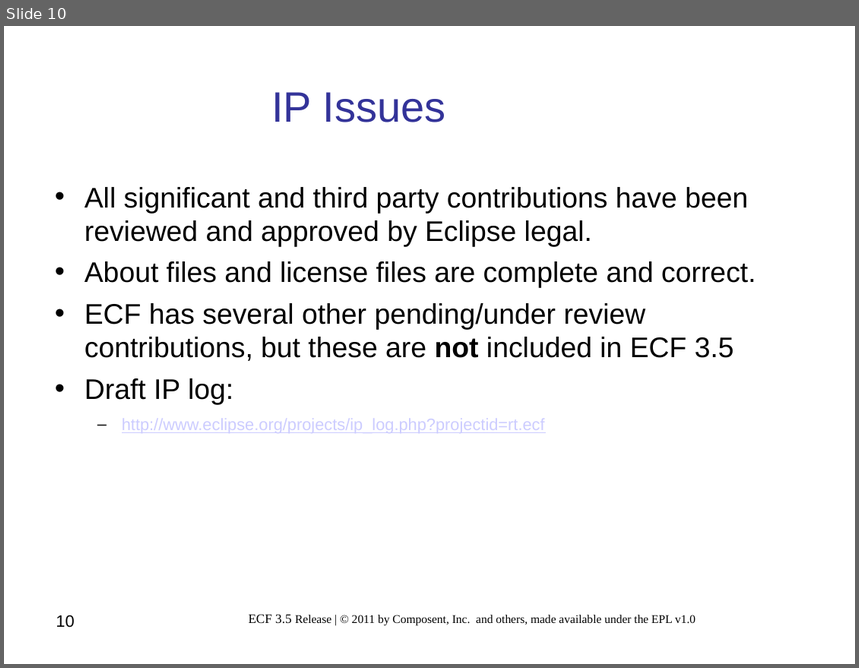
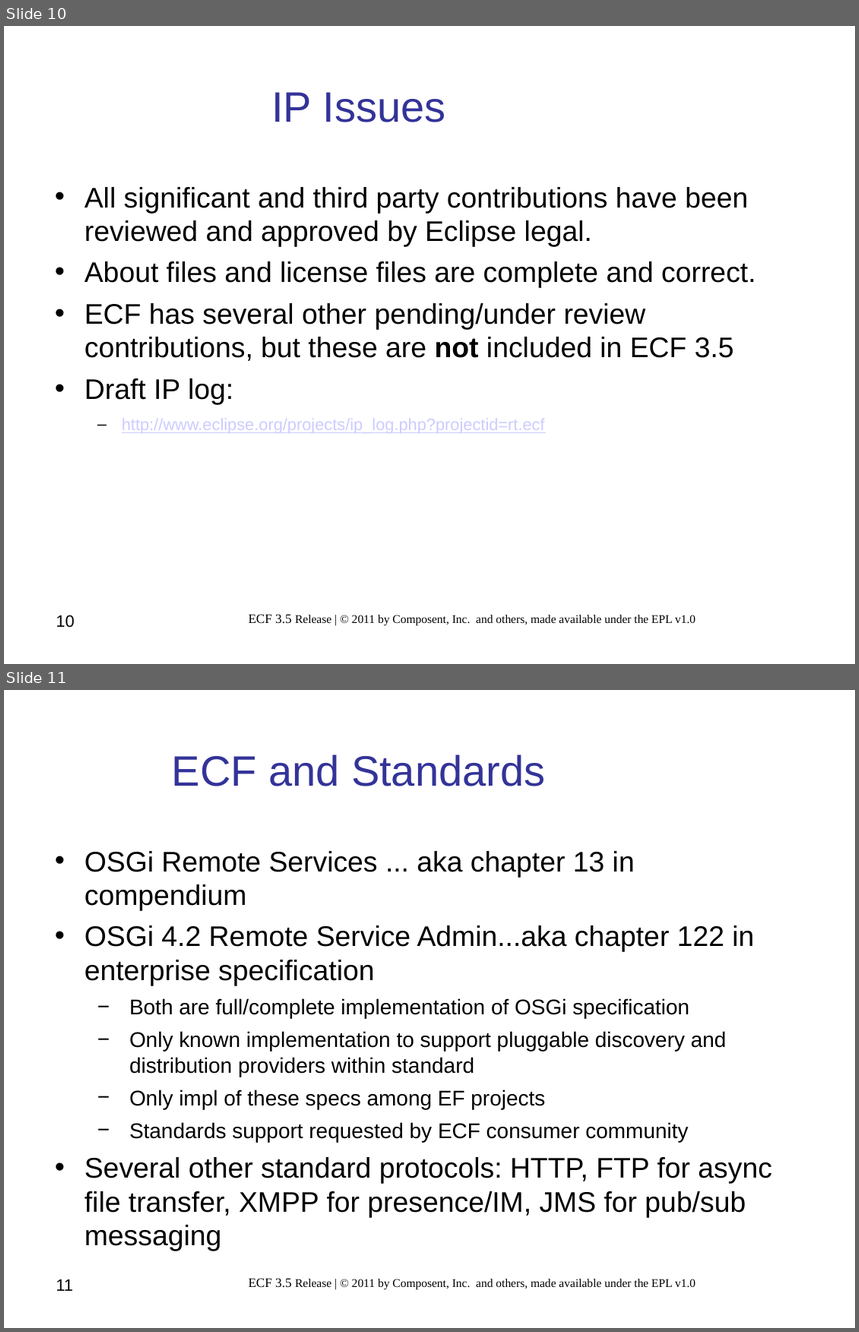
Before and after one commit to eclipse/ecf-website, a slide deck: reviews/ECF_Project_3.5_Release_Review.ppt. Shown one above the other, each under a label of ours: slide 10 before the commit, slides 10 and 11 after it. The pictures are 859x668 and 859x1332 pixels, drawn with LibreOffice and Linux fonts; fonts in the diff are those of the drawing; background and template pictures are left out. Boxes give left, top, right and bottom in pixels: in the first picture for what was removed or moved away, otherwise in the second. Text is boxed around its words. In the diff, an @@ line names an element or a change of style, - is before the commit and + after.

Commit message:
updated ECF 3.5 release review documents

```diff
--- a/reviews/ECF_Project_3.5_Release_Review.ppt
+++ b/reviews/ECF_Project_3.5_Release_Review.ppt
@@ slide 11 added at (x1=4, y1=690, x2=855, y2=1328), background #FFFFFF @@
@@ text added at (x1=172, y1=755, x2=545, y2=787), 36 pt, text #333399 @@
+ECF and Standards
@@ text added at (x1=85, y1=851, x2=772, y2=1252), 18 pt, text #000000 @@
+• OSGi Remote Services ... aka chapter 13 in compendium
+• OSGi 4.2 Remote Service Admin...aka chapter 122 in enterprise specification
+  − Both are full/complete implementation of OSGi specification
+  − Only known implementation to support pluggable discovery and distribution providers within standard
+  − Only impl of these specs among EF projects
+  − Standards support requested by ECF consumer community
+• Several other standard protocols: HTTP, FTP for async file transfer, XMPP for presence/IM, JMS for pub/sub messaging
@@ page number added at (x1=56, y1=1280, x2=73, y2=1291), 14 pt, text #000000 @@
+11
@@ text added at (x1=249, y1=1278, x2=696, y2=1290), 10 pt, text #000000 @@
+ECF 3.5 Release | © 2011 by Composent, Inc. and others, made available under the EPL v1.0
```
Also in this commit, not shown: 1 slide changed, 1 other file.
